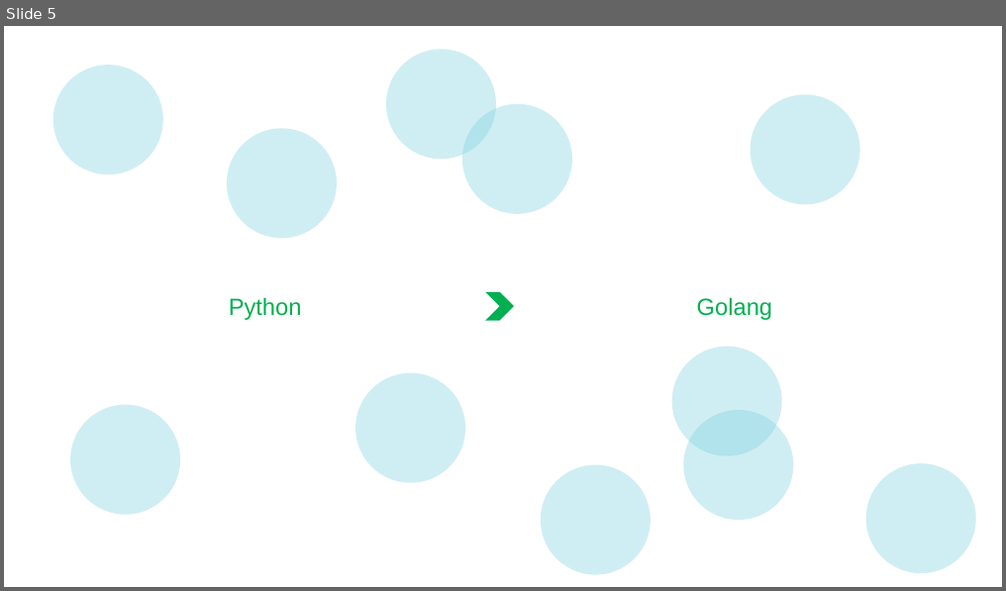
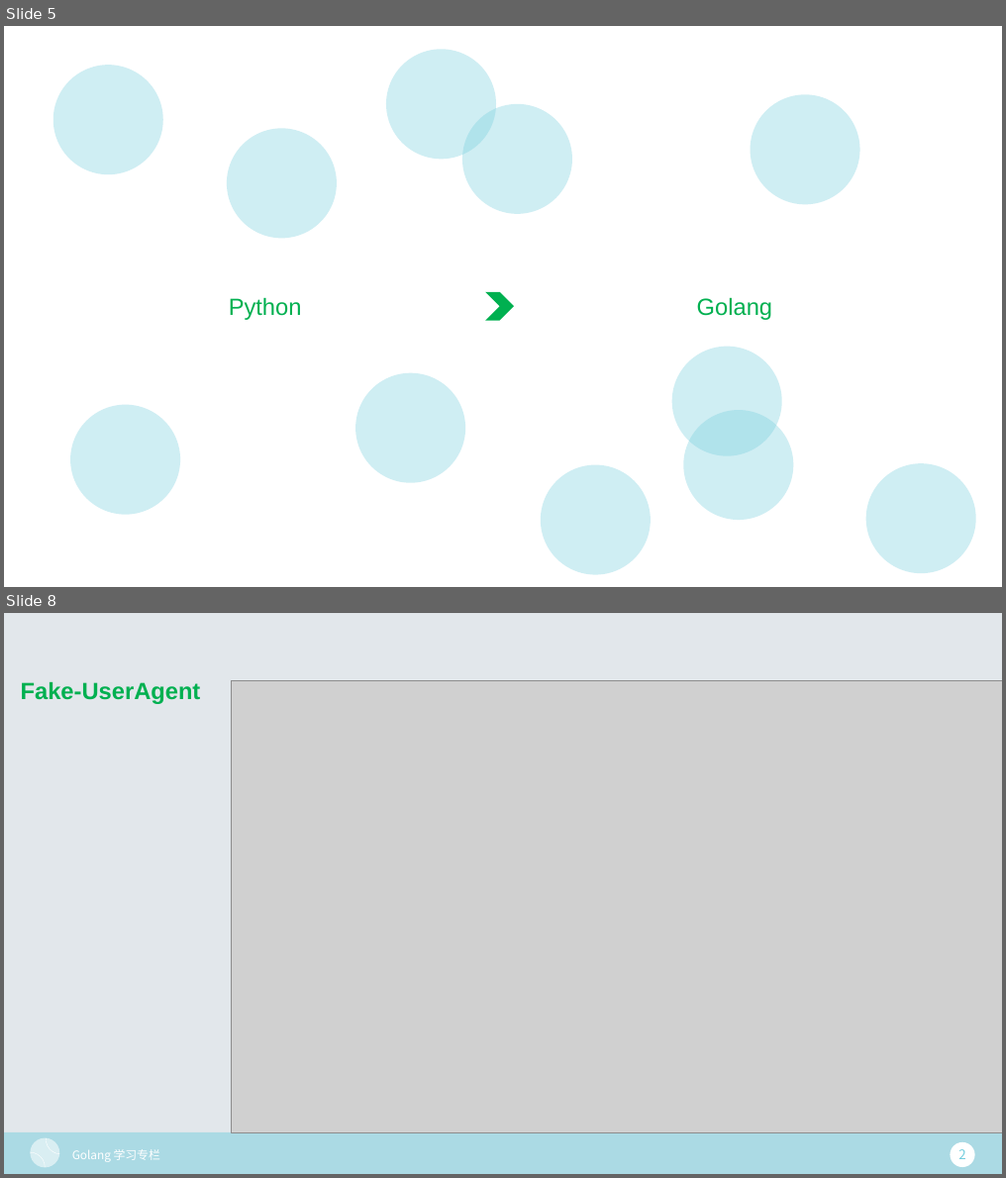
Before and after one commit to XieWeiXie/Gopher-By-Example, a slide deck: PowerPoint/00-01.pptx. Shown one above the other, each under a label of ours: slide 5 before the commit, slides 5 and 8 after it; the slides between them are not shown. The pictures are 1006x591 and 1006x1178 pixels, drawn with LibreOffice and Linux fonts; fonts in the diff are those of the drawing; grey boxes stand for pictures. Boxes give left, top, right and bottom in pixels: in the first picture for what was removed or moved away, otherwise in the second. Text is boxed around its words. In the diff, an @@ line names an element or a change of style, - is before the commit and + after.

```diff
--- a/PowerPoint/00-01.pptx
+++ b/PowerPoint/00-01.pptx
@@ slide 8 added at [4,613,1002,1174], background #E2E7EB @@
@@ text added at [21,682,201,704], 32 pt, text #00B050, bold @@
+Fake-UserAgent
@@ picture added at [231,680,1001,1133] @@
@@ rectangle added at [4,1133,1002,1174], fill #75CEDE at 50% opacity @@
@@ ellipse added at [30,1139,59,1168], fill #FFFFFF at 55% opacity @@
@@ arc (boxed as its full ellipse) added at [45,1124,76,1156], outline #FFFFFF 0.5 pt @@
@@ ellipse added at [949,1143,974,1167], fill #FFFFFF, 18 pt, text #75CEDE @@
+2
@@ arc (boxed as its full ellipse) added at [15,1153,45,1174], outline #FFFFFF 0.5 pt @@
@@ text added at [72,1150,160,1162], 16 pt, text #FFFFFF @@
+Golang 学习专栏
```
Also in this commit, not shown: 4 slides changed.
